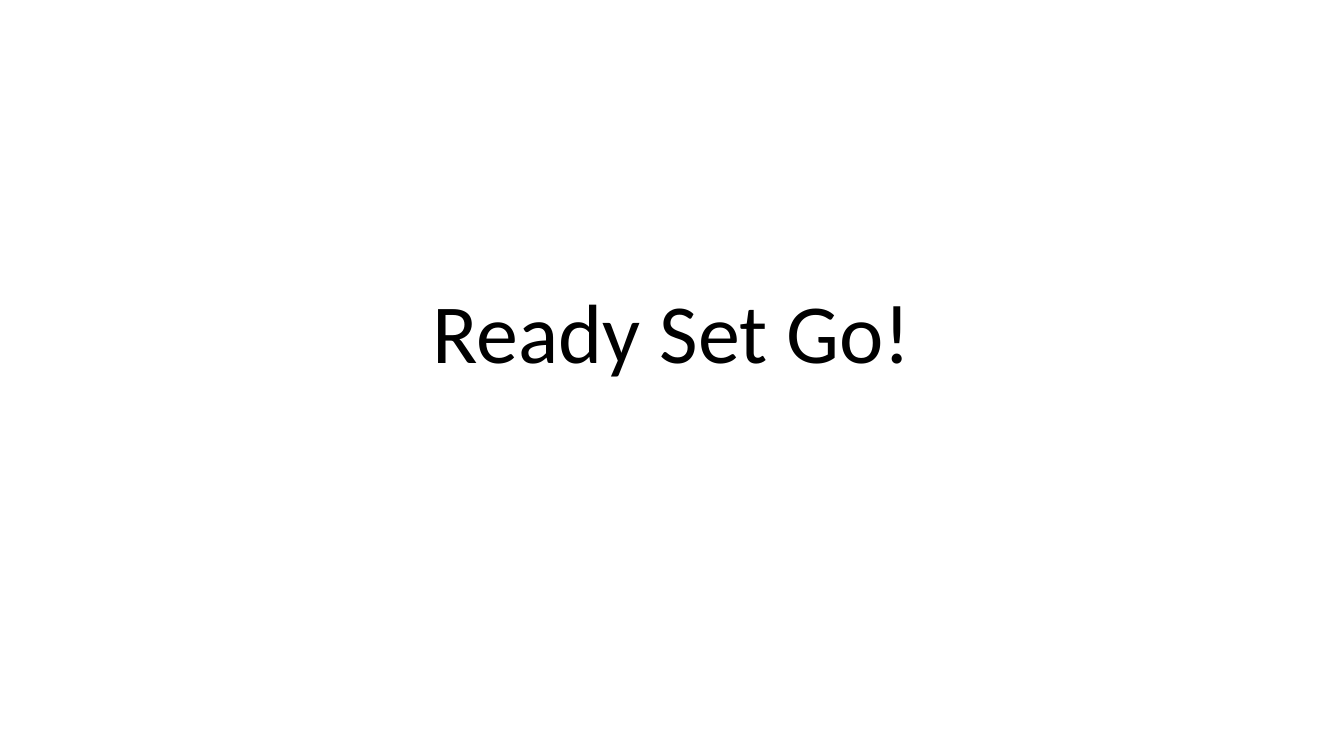
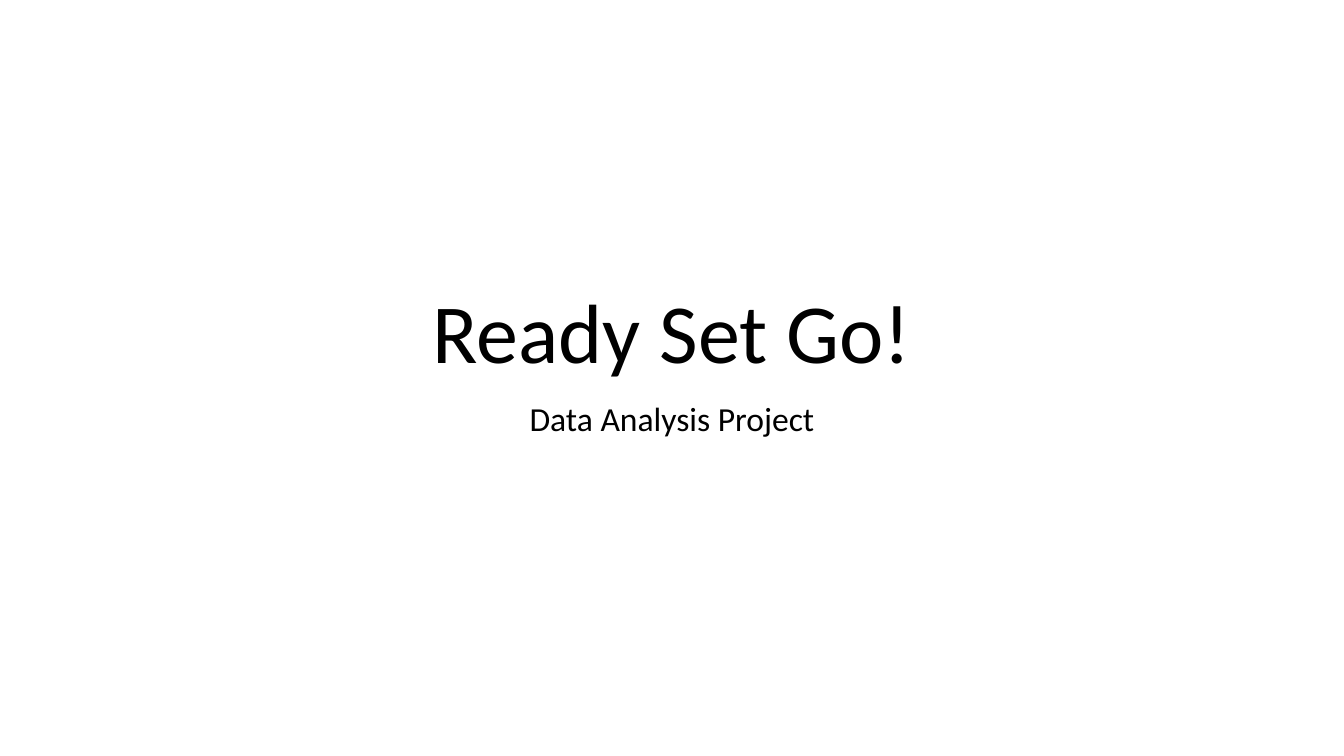
Before and after one commit to adebolanlet/Data-Analysis-Project, a slide deck: slide 1 of presentation.pptx. Drawn at 1344x756 pixels with LibreOffice and Linux fonts; fonts in the diff are those of the drawing. Boxes give left, top, right and bottom in pixels: in the first picture for what was removed or moved away, otherwise in the second. Text is boxed around its words. In the diff, an @@ line names an element or a change of style, - is before the commit and + after.

Commit message:
Edited both Journey and Presentation

```diff
--- a/presentation.pptx
+++ b/presentation.pptx
@@ subtitle added at <box>530,407,814,437</box>, 24 pt, text #000000 @@
+Data Analysis Project
```
Also in this commit, not shown: 1 other file.
